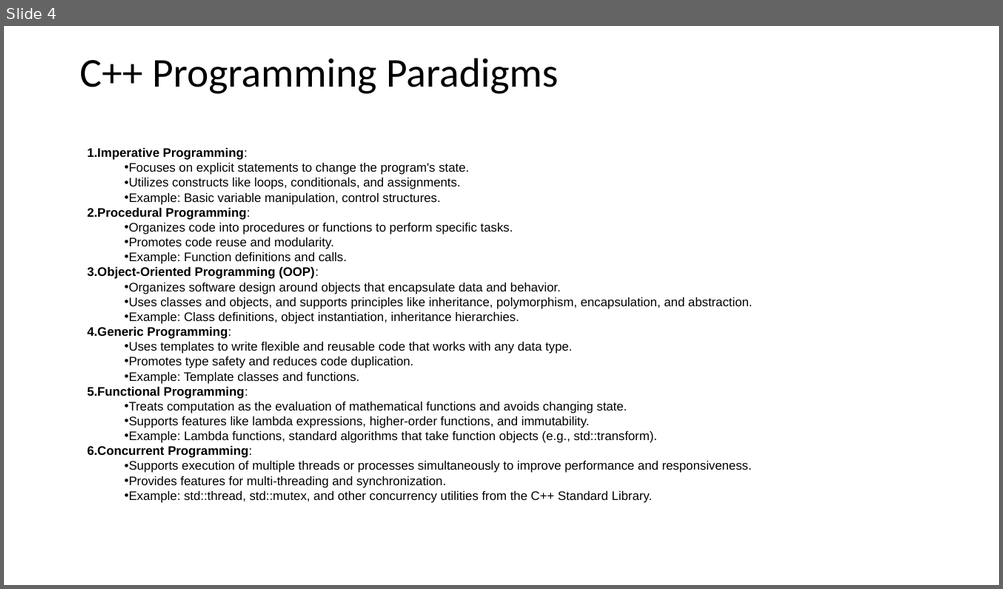
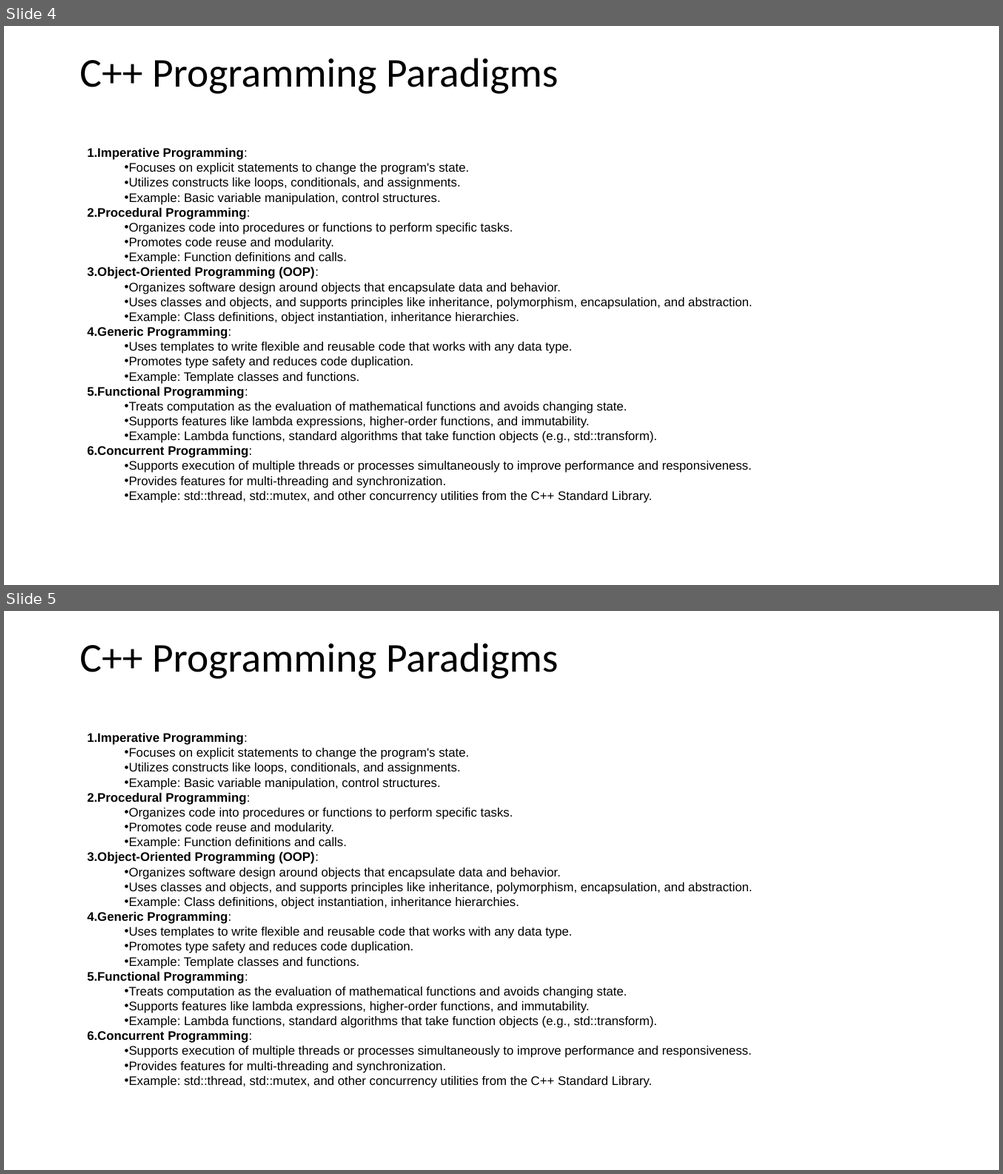
Before and after one commit to DeepakShetty7115/clean-code-nov-bosch, a slide deck: doc/OverView.pptx. Shown one above the other, each under a label of ours: slide 4 before the commit, slides 4 and 5 after it. The pictures are 1003x589 and 1003x1174 pixels, drawn with LibreOffice and Linux fonts; fonts in the diff are those of the drawing. Boxes give left, top, right and bottom in pixels: in the first picture for what was removed or moved away, otherwise in the second. Text is boxed around its words. In the diff, an @@ line names an element or a change of style, - is before the commit and + after.

```diff
--- a/doc/OverView.pptx
+++ b/doc/OverView.pptx
@@ slide 5 added at <box>4,611,999,1170</box>, background #FFFFFF @@
@@ title added at <box>79,643,558,679</box>, 39.6 pt, text #000000 @@
+C++ Programming Paradigms
@@ text added at <box>87,733,752,1088</box>, 12 pt, text #000000 @@
+1. Imperative Programming:
+  • Focuses on explicit statements to change the program's state.
+  • Utilizes constructs like loops, conditionals, and assignments.
+  • Example: Basic variable manipulation, control structures.
+2. Procedural Programming:
+  • Organizes code into procedures or functions to perform specific tasks.
+  • Promotes code reuse and modularity.
+  • Example: Function definitions and calls.
+3. Object-Oriented Programming (OOP):
+  • Organizes software design around objects that encapsulate data and behavior.
+  • Uses classes and objects, and supports principles like inheritance, polymorphism, encapsulation, and abstraction.
+  • Example: Class definitions, object instantiation, inheritance hierarchies.
+4. Generic Programming:
+  • Uses templates to write flexible and reusable code that works with any data type.
+  • Promotes type safety and reduces code duplication.
+  • Example: Template classes and functions.
+5. Functional Programming:
+  • Treats computation as the evaluation of mathematical functions and avoids changing state.
+  • Supports features like lambda expressions, higher-order functions, and immutability.
+  • Example: Lambda functions, standard algorithms that take function objects (e.g., std::transform).
+6. Concurrent Programming:
+  • Supports execution of multiple threads or processes simultaneously to improve performance and responsiveness.
+  • Provides features for multi-threading and synchronization.
+  • Example: std::thread, std::mutex, and other concurrency utilities from the C++ Standard Library.
```
Also in this commit, not shown: 1 other slide added.
